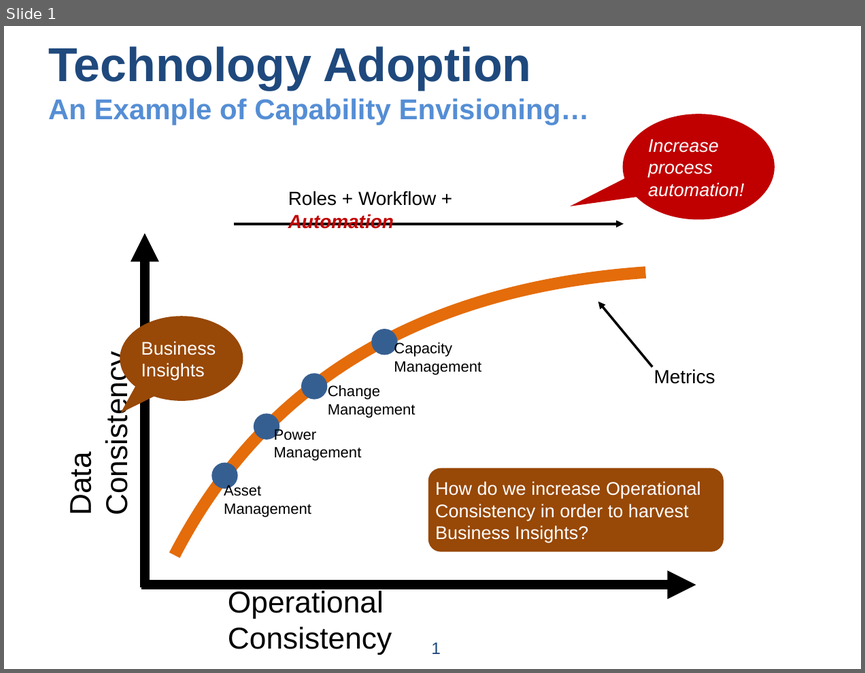
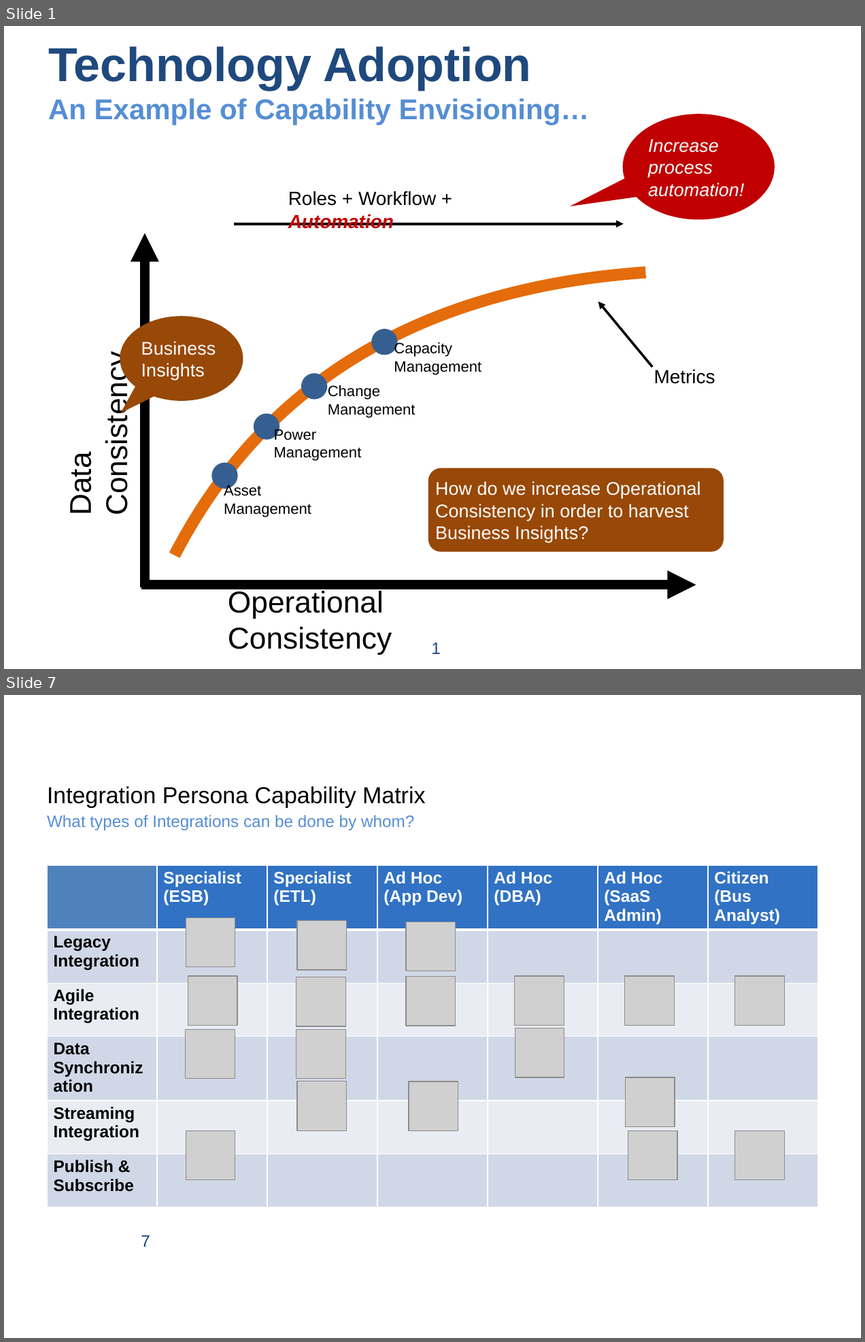
Before and after one commit to UsefulEngines/DcimTechnologyAdoption, a slide deck: RolesWorkflowAutomation.pptx. Shown one above the other, each under a label of ours: slide 1 before the commit, slides 1 and 7 after it; the slides between them are not shown. The pictures are 865x673 and 865x1342 pixels, drawn with LibreOffice and Linux fonts; fonts in the diff are those of the drawing; grey boxes stand for pictures. Boxes give left, top, right and bottom in pixels: in the first picture for what was removed or moved away, otherwise in the second. Text is boxed around its words. In the diff, an @@ line names an element or a change of style, - is before the commit and + after.

```diff
--- a/RolesWorkflowAutomation.pptx
+++ b/RolesWorkflowAutomation.pptx
@@ slide 7 added at (4,695,861,1338), background #FFFFFF @@
@@ text added at (47,786,425,830), 13.9 pt, text #558ED5 @@
+Integration Persona Capability Matrix
+What types of Integrations can be done by whom?
@@ table added at (47,866,821,1212), 6 rows, 7 columns @@
+ | Specialist / (ESB) | Specialist / (ETL) | Ad Hoc / (App Dev) | Ad Hoc / (DBA) | Ad Hoc / (SaaS Admin) | Citizen / (Bus Analyst)
+Legacy Integration |  |  |  |  |  | 
+Agile Integration |  |  |  |  |  | 
+Data Synchronization |  |  |  |  |  | 
+Streaming Integration |  |  |  |  |  | 
+Publish & Subscribe |  |  |  |  |  | 
@@ picture added at (186,918,235,968) @@
@@ picture added at (297,920,347,970) @@
@@ picture added at (406,921,456,971) @@
@@ picture added at (188,976,238,1025) @@
@@ picture added at (296,977,346,1027) @@
@@ picture added at (406,976,456,1025) @@
@@ picture added at (515,976,564,1025) @@
@@ picture added at (624,976,674,1025) @@
@@ picture added at (735,976,785,1025) @@
@@ picture added at (186,1029,235,1079) @@
@@ picture added at (296,1029,346,1079) @@
@@ picture added at (515,1028,564,1078) @@
@@ picture added at (297,1081,347,1131) @@
@@ picture added at (409,1081,458,1131) @@
@@ picture added at (626,1077,675,1127) @@
@@ picture added at (186,1130,235,1180) @@
@@ picture added at (628,1130,677,1180) @@
@@ picture added at (735,1130,785,1180) @@
@@ page number added at (141,1235,150,1246), 14 pt, text #1F497D @@
+7
```
Also in this commit, not shown: 7 other slides added.
